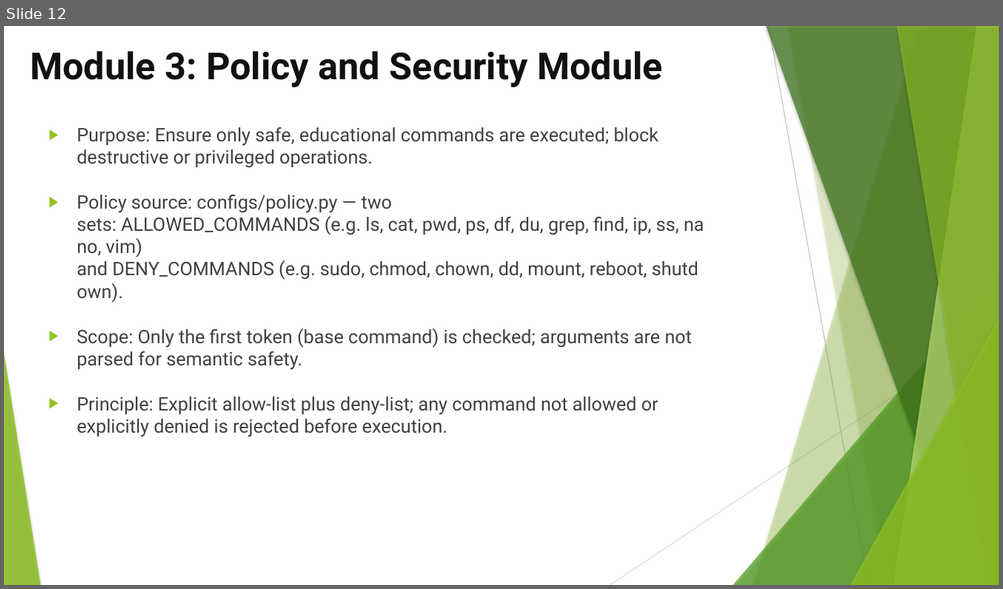
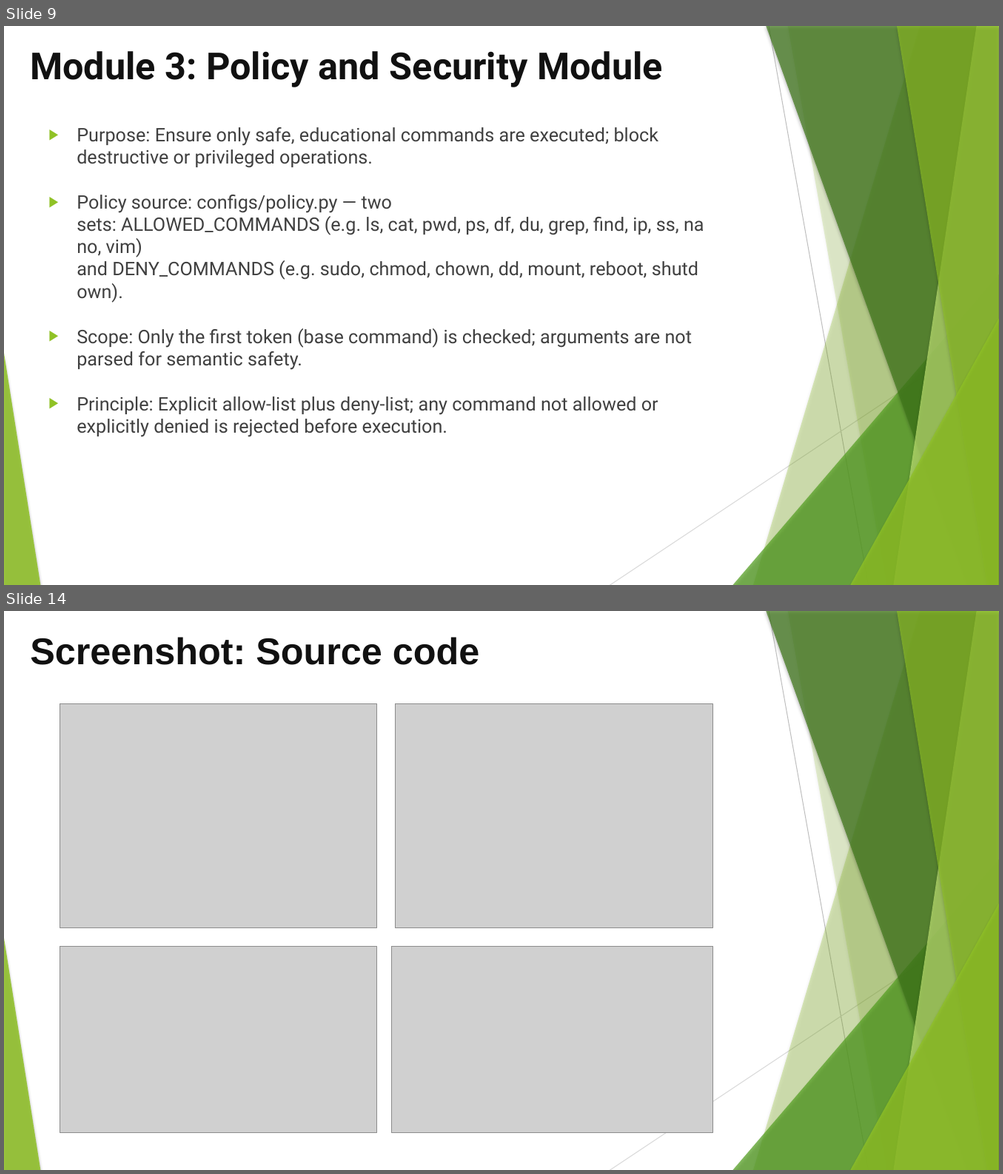
Before and after one commit to SridharanThangaraji/penguide, a slide deck: Team-13.pptx. Shown one above the other, each under a label of ours: slide 12 before the commit, slides 9 and 14 after it; the slides between them are not shown. The pictures are 1003x589 and 1003x1174 pixels, drawn with LibreOffice and Linux fonts; fonts in the diff are those of the drawing; grey boxes stand for pictures. Boxes give left, top, right and bottom in pixels: in the first picture for what was removed or moved away, otherwise in the second. Text is boxed around its words. In the diff, an @@ line names an element or a change of style, - is before the commit and + after.

```diff
--- a/Team-13.pptx
+++ b/Team-13.pptx
@@ slide 14 added at [4, 611, 999, 1170], background #FFFFFF; not listed: 10 template elements that a slide beside it also shows @@
@@ title added at [30, 637, 480, 665], 36 pt, text #111111, bold @@
+Screenshot: Source code
@@ picture added at [60, 703, 377, 928] @@
@@ picture added at [395, 704, 713, 928] @@
@@ picture added at [60, 947, 377, 1133] @@
@@ picture added at [392, 947, 713, 1133] @@
@@ what was slide 12 is now slide 9 @@
```
Also in this commit, not shown: 5 other slides added, 6 slides removed, 1 other file.
